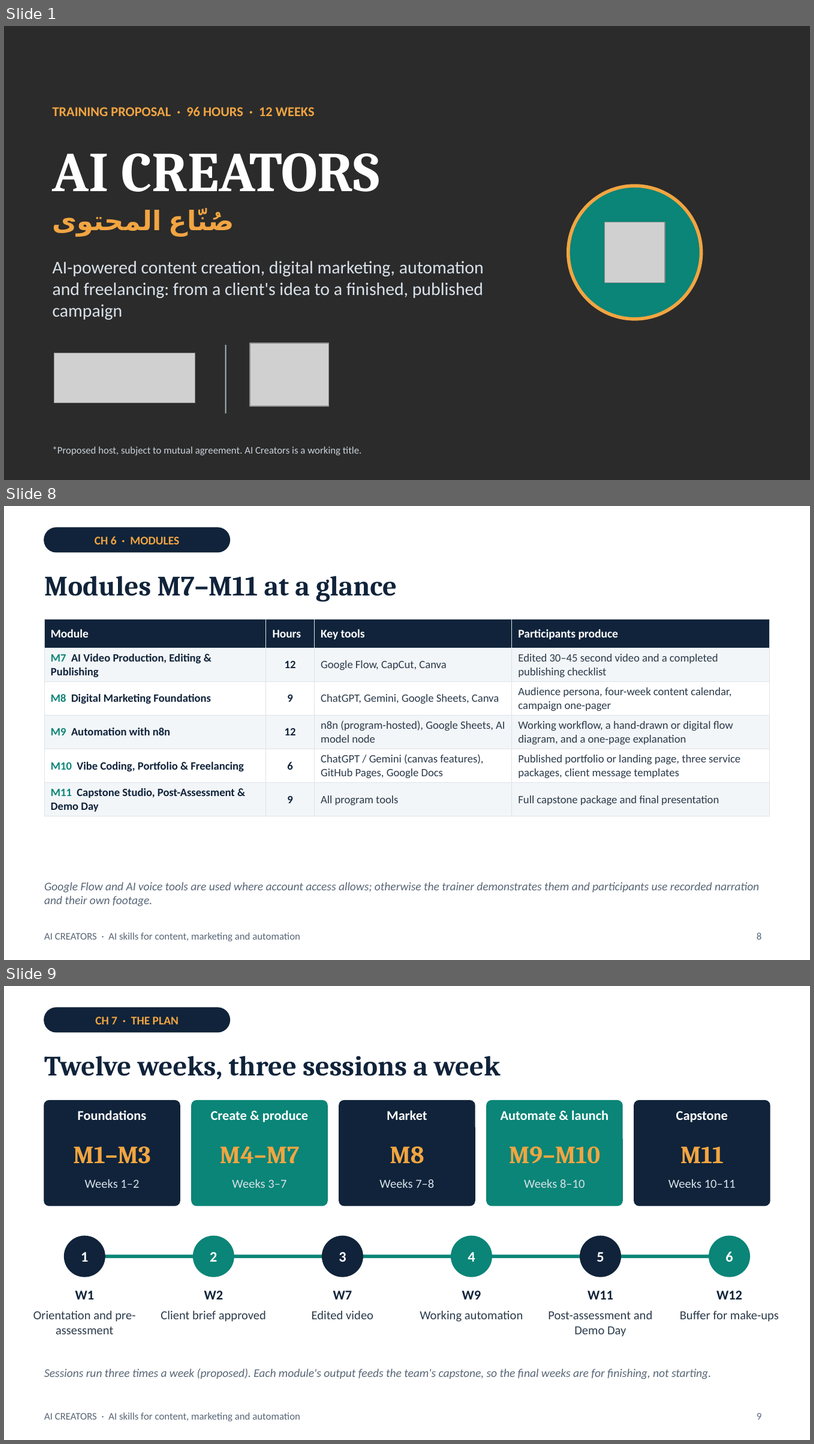
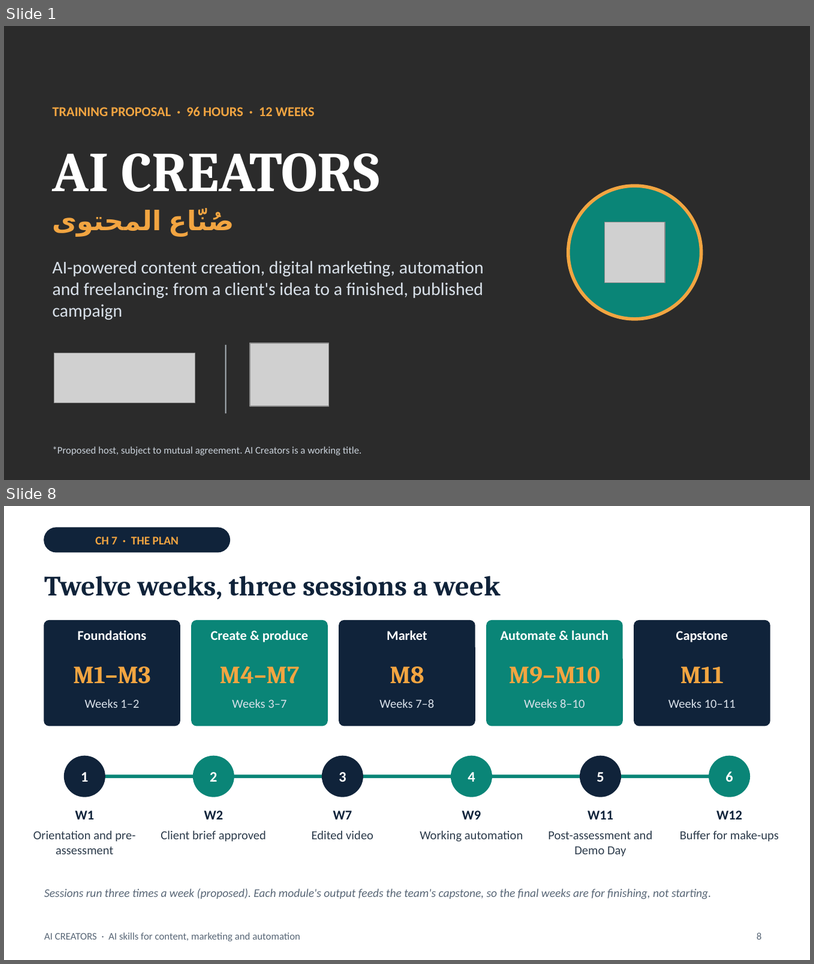
Before and after one commit to Ahmadhj4/Ahmadhj4, a slide deck: training-package/05_HIKAYA_format/AI_Creators_Proposal_EN.pptx. Shown one above the other, each under a label of ours: slides 1, 8 and 9 before the commit, slides 1 and 8 after it; the slides between them are not shown. The pictures are 814x1444 and 814x964 pixels, drawn with LibreOffice and Linux fonts; fonts in the diff are those of the drawing; grey boxes stand for pictures; background and template pictures are left out; a plain dark background stands for a picture behind light text. Boxes give left, top, right and bottom in pixels: in the first picture for what was removed or moved away, otherwise in the second. Text is boxed around its words. In the diff, an @@ line names an element or a change of style, - is before the commit and + after.

```diff
--- a/training-package/05_HIKAYA_format/AI_Creators_Proposal_EN.pptx
+++ b/training-package/05_HIKAYA_format/AI_Creators_Proposal_EN.pptx
@@ slide 8 removed at (4,506,810,960), background #FFFFFF; not listed: 1 template element that a slide beside it also shows @@
@@ rounded rectangle removed at (44,528,230,552) @@
@@ text removed at (95,536,179,544) @@
-CH 6 · MODULES
@@ text removed at (44,576,397,601) @@
-Modules M7–M11 at a glance
@@ table removed at (44,619,770,814), 6 rows, 4 columns @@
-Module | Hours | Key tools | Participants produce
-M7 AI Video Production, Editing & Publishing | 12 | Google Flow, CapCut, Canva | Edited 30–45 second video and a completed publishing checklist
-M8 Digital Marketing Foundations | 9 | ChatGPT, Gemini, Google Sheets, Canva | Audience persona, four-week content calendar, campaign one-pager
-M9 Automation with n8n | 12 | n8n (program-hosted), Google Sheets, AI model node | Working workflow, a hand-drawn or digital flow diagram, and a one-page explanation
-M10 Vibe Coding, Portfolio & Freelancing | 6 | ChatGPT / Gemini (canvas features), GitHub Pages, Google Docs | Published portfolio or landing page, three service packages, client message templates
-M11 Capstone Studio, Post-Assessment & Demo Day | 9 | All program tools | Full capstone package and final presentation
@@ text removed at (44,882,759,906) @@
-Google Flow and AI voice tools are used where account access allows; otherwise the trainer demonstrates them and participants use recorded narration and their own footage.
@@ page number removed at (757,932,762,939) @@
-8
@@ what was slide 9 is now slide 8 @@
@@ page number at (757,932,762,939): text changed @@
-9
+8
```
Also in this commit, not shown: 8 slides changed, 3 slides added, 2 other slides removed, 2 other files.
